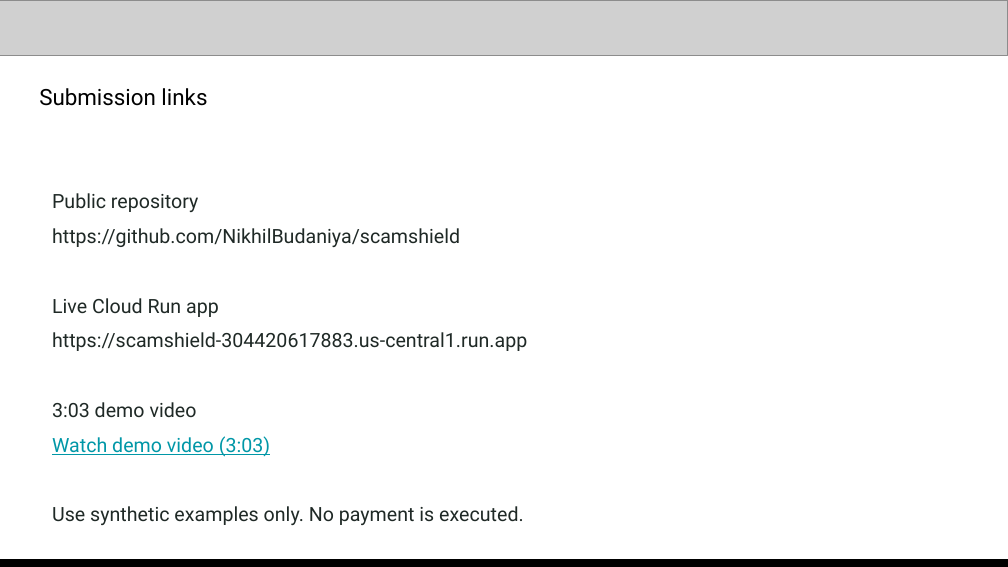
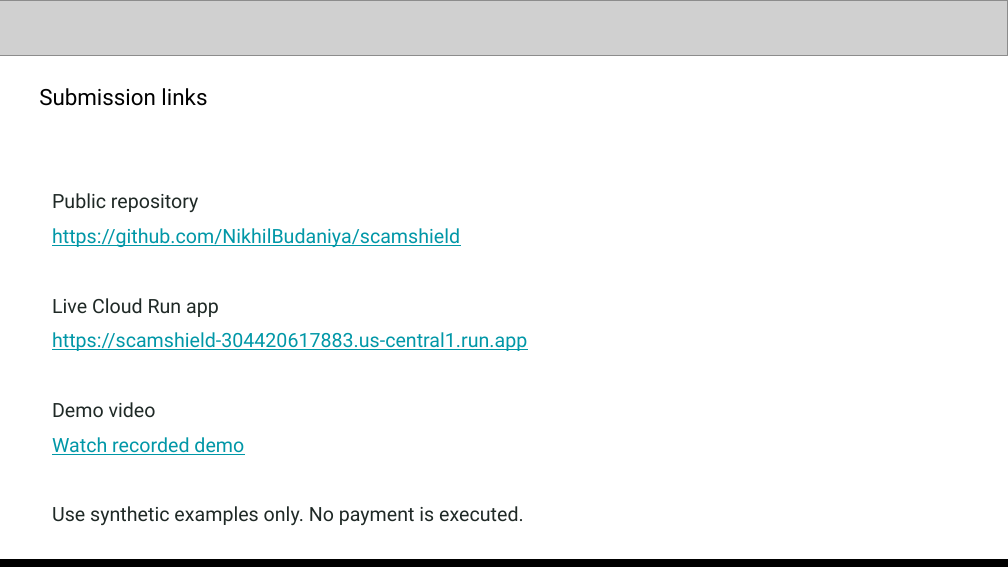
Before and after one commit to NikhilBudaniya/scamshield, a slide deck: slide 13 of artifacts/scamshield-hack2skill-submission.pptx. Drawn at 1008x567 pixels with LibreOffice and Linux fonts; fonts in the diff are those of the drawing; grey boxes stand for pictures. Boxes give left, top, right and bottom in pixels: in the first picture for what was removed or moved away, otherwise in the second. Text is boxed around its words. In the diff, an @@ line names an element or a change of style, - is before the commit and + after.

Commit message:
Finalize Loom demo and clickable submission materials

```diff
--- a/artifacts/scamshield-hack2skill-submission.pptx
+++ b/artifacts/scamshield-hack2skill-submission.pptx
@@ text at (x1=52, y1=228, x2=527, y2=351): text colour #1F2926 to #0097A7, underline on in "https://github.com/NikhilBudaniya/scamshield", "https://scamshield-304420617883.us-central1.run.app" @@
@@ text at (x1=52, y1=402, x2=244, y2=455): text changed @@
-3:03 demo video
-Watch demo video (3:03)
+Demo video
+Watch recorded demo
```
Also in this commit, not shown: 1 other slide changed, 4 other files.
